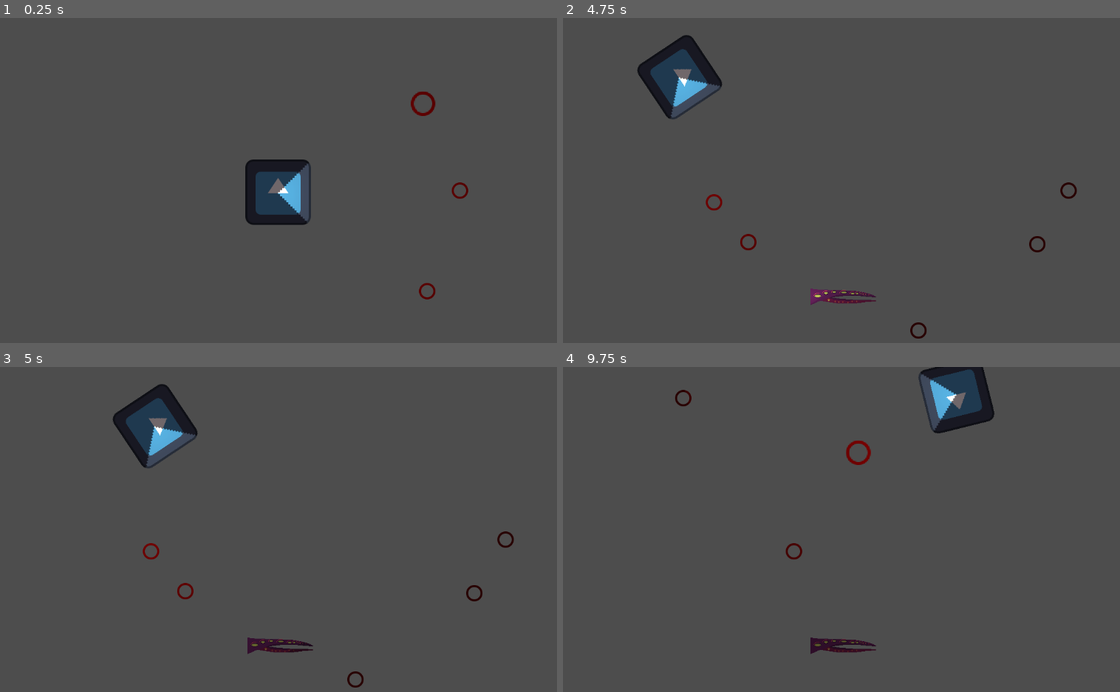
Above: before the commit, frames 1-4 (two rows, left to right).
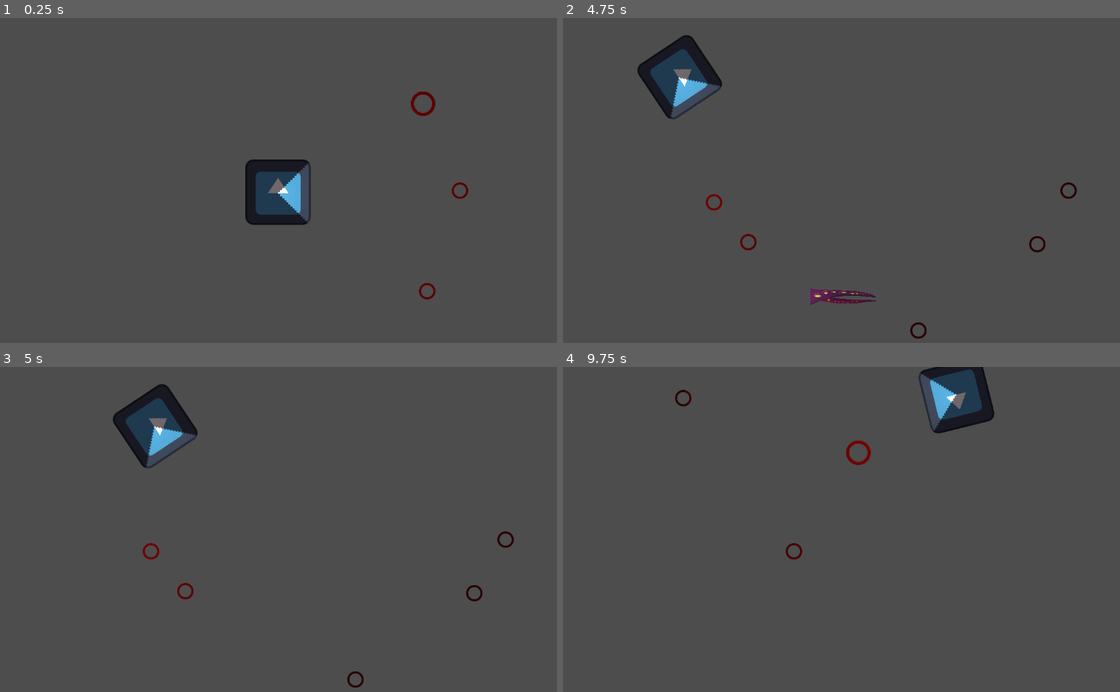
Above: after the commit, the same moments.

Repository: longhousedev/gamejam2024
Game: Godot game, scene res://Levels/TestLevel.tscn
The game is run twice, just before and just after one commit, with the same random seed, the same clock (stepped at 60 frames per second) and the same inputs. The engine's default icon, where the game draws it, is replaced by a stand-in: a white triangle on a blue panel in a dark square.
Inputs (mouse positions are in pixels of both pictures, inside the frame that each line leads up to):
- Up to frame 1 (0.25 s): no input
- Up to frame 2 (4.75 s): tap Enter at 0.5 s; move the mouse to (808, 248) at 0.52 s; hold W (move_up) 0.53-2.03 s; right-click (808, 248) at 0.6 s; move the mouse to (1014, 232) at 1.27 s; tap Q (rotate_anticlock) at 1.35, 3.6 s; move the mouse to (657, 135) at 2.02 s; hold A (move_left) 2.03-3.53 s; tap E (rotate_clock) at 2.1, 4.35 s; move the mouse to (863, 183) at 2.77 s; right-click (863, 183) at 2.85 s; tap Space at 3.5 s; move the mouse to (746, 99) at 3.52 s; hold S (move_down) 3.53-4.28 s; move the mouse to (964, 167) at 4.27 s; hold D (move_right) from 4.28 s (still down)
- Up to frame 3 (5 s): keep holding D (move_right)
- Up to frame 4 (9.75 s): move the mouse to (718, 549) at 5.02 s; release D (move_right) at 5.03 s; hold W (move_up) 5.03-5.78 s; right-click (718, 549) at 5.1 s; move the mouse to (897, 461) at 5.77 s; hold D (move_right) 5.78-8.03 s; tap Q (rotate_anticlock) at 5.85, 8.1 s; move the mouse to (808, 597) at 6.52 s; tap E (rotate_clock) at 6.6, 8.85 s; move the mouse to (1014, 581) at 7.27 s; right-click (1014, 581) at 7.35 s; tap Enter at 8 s; move the mouse to (657, 484) at 8.02 s; hold S (move_down) 8.03-8.78 s; move the mouse to (863, 532) at 8.77 s; hold A (move_left) 8.78-9.53 s; move the mouse to (746, 448) at 9.52 s; hold W (move_up) from 9.53 s (still down); right-click (746, 448) at 9.6 s

Frames 1-2 are identical in both runs. In frame 3, 0.4% of the frame differs, in the area x 44-57%, y 83-89%; in frame 4, 0.4%.

Commit message:
Mirror raycasting updated

Diff:
--- a/Scripts/VisibleObjects/Mirror.gd
+++ b/Scripts/VisibleObjects/Mirror.gd
@@ -25,3 +25,8 @@
 	super.set_visibility(new_visibility);
 	sprite.visible=new_visibility;
 	light.visible = new_visibility;
+	if(!is_visible):
+		for r in rayCasts:
+			for p in r.previousCasts:
+				if(p!=self):
+					p.set_visibility(false);
